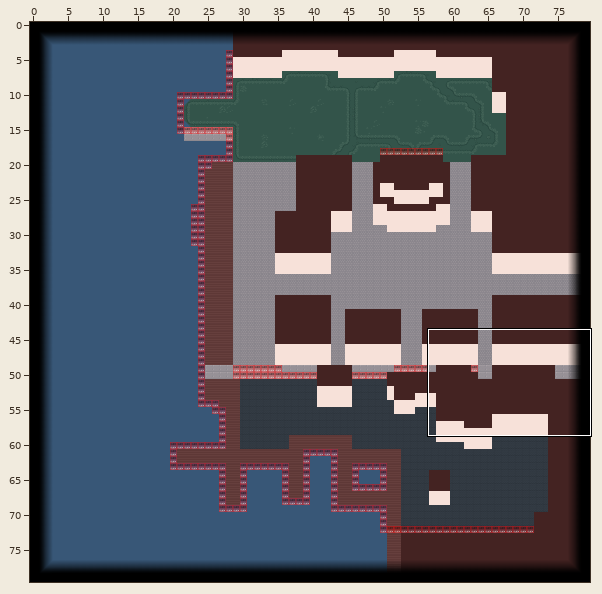
One commit to this Tiled map (JSON): office.tmj. The picture above shows the old version from afar; the outline marks the close-up.
Close-up. Before the edit:
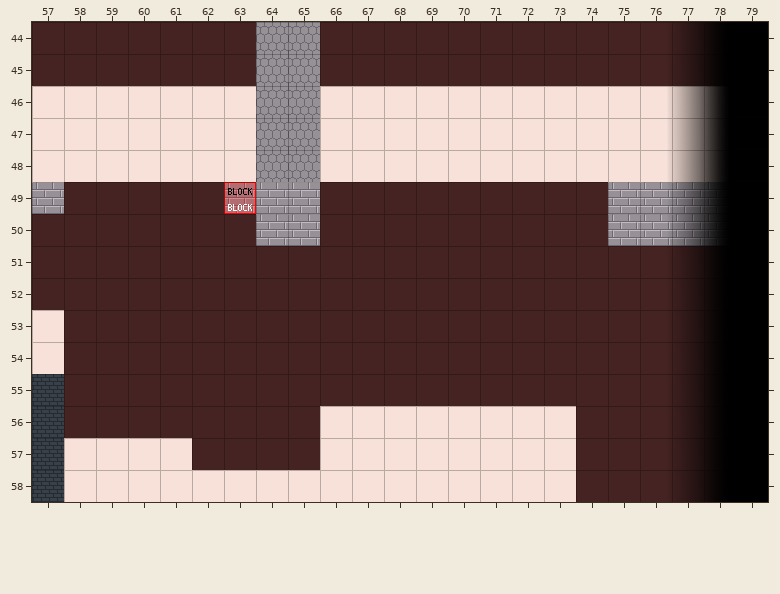
Cells are 32x32 px. Shown: x 57..79, y 44..58. The commit also changed other parts of the map, which this record leaves out.
Once edited:
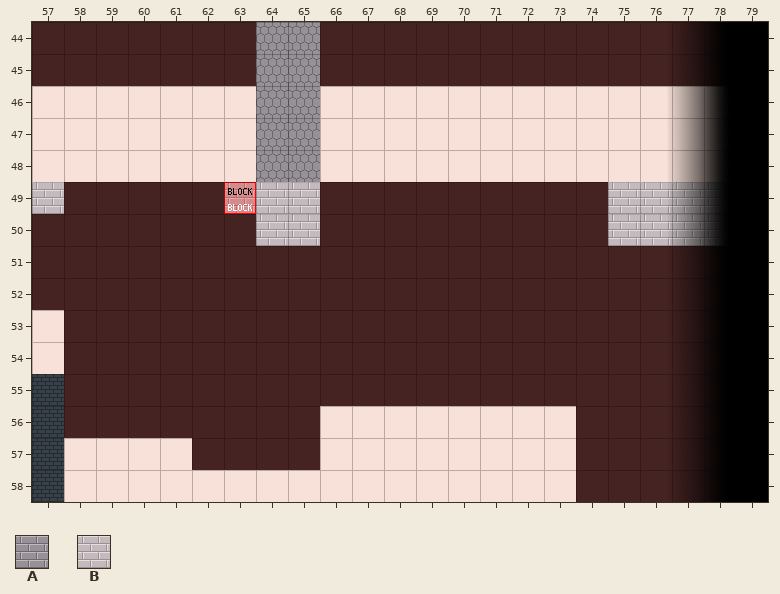
Key: from "ShipsLanding": A 1578; from "ShipsLandingTilesheet": B 1579.
_ is an empty cell.
What changed:
Layer "CityGround/CityWalls":
The author changed tile A to tile B in row 49 at x 57, 63 to 65 and 75 to 77; in row 50 at x 64 to 65 and 75 to 77.
Changed places in both close-ups, as pixel boxes (x1, y1, x2, y2):
changed: (32, 182, 64, 214)
changed: (225, 182, 320, 246)
changed: (608, 182, 704, 246)
